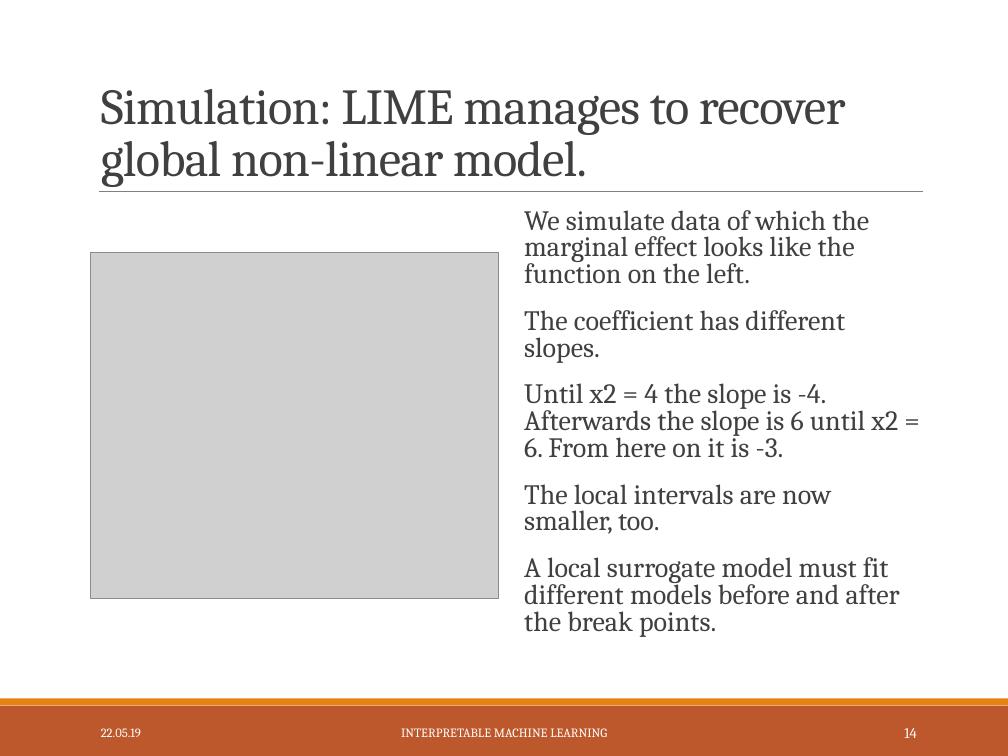
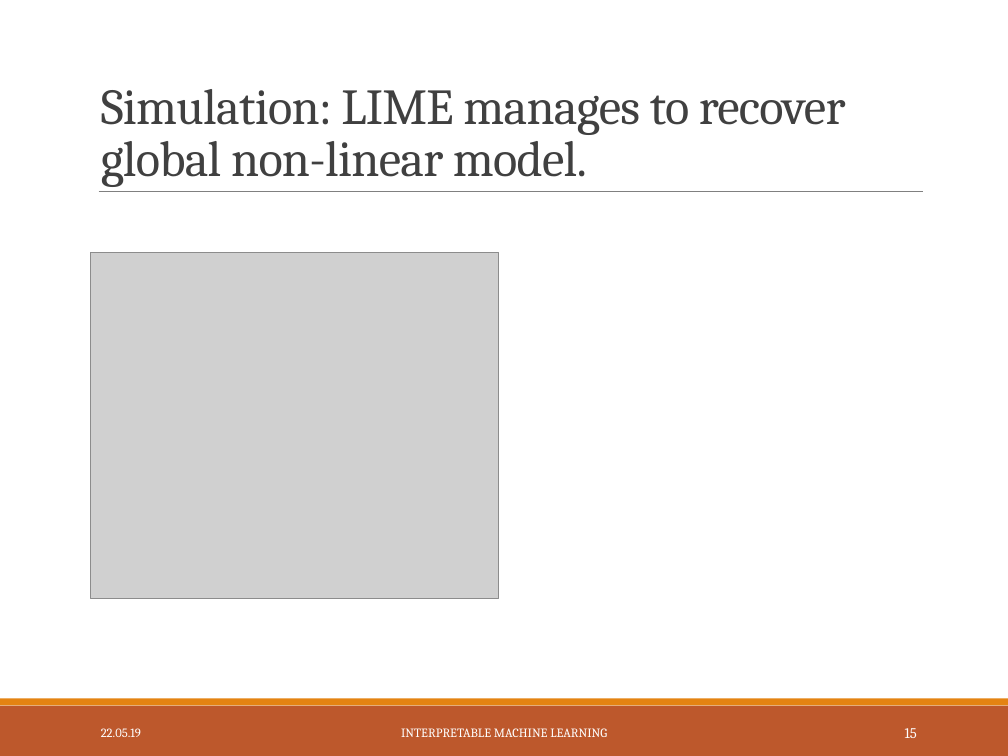
Before and after one commit to slds-lmu/iml_methods_limitations, a slide deck: slide 16 of Slides/LIME-neighbourhood.pptx (slide 15 before the commit). Drawn at 1008x756 pixels with LibreOffice and Linux fonts; fonts in the diff are those of the drawing; grey boxes stand for pictures. Boxes give left, top, right and bottom in pixels: in the first picture for what was removed or moved away, otherwise in the second. Text is boxed around its words. In the diff, an @@ line names an element or a change of style, - is before the commit and + after.

```diff
--- a/Slides/LIME-neighbourhood.pptx
+++ b/Slides/LIME-neighbourhood.pptx
@@ text removed at box(524, 210, 900, 637) @@
-  We simulate data of which the marginal effect looks like the function on the left.
-  The coefficient has different slopes.
-  Until x2 = 4 the slope is -4. Afterwards the slope is 6 until x2 = 6. From here on it is -3.
-  The local intervals are now smaller, too.
-  A local surrogate model must fit different models before and after the break points.
@@ page number at box(905, 728, 917, 738): text changed @@
-14
+15
```
Also in this commit, not shown: 11 other slides changed, 4 slides added, 3 other files.
